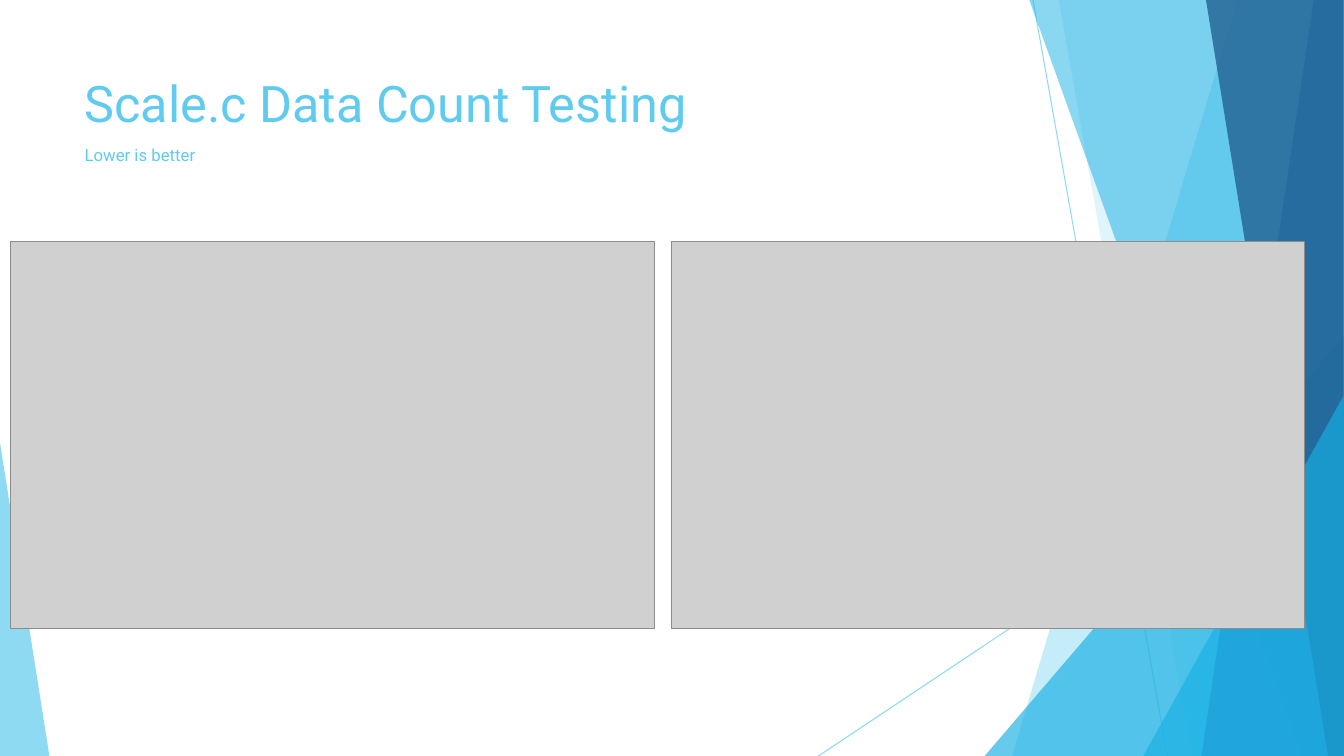
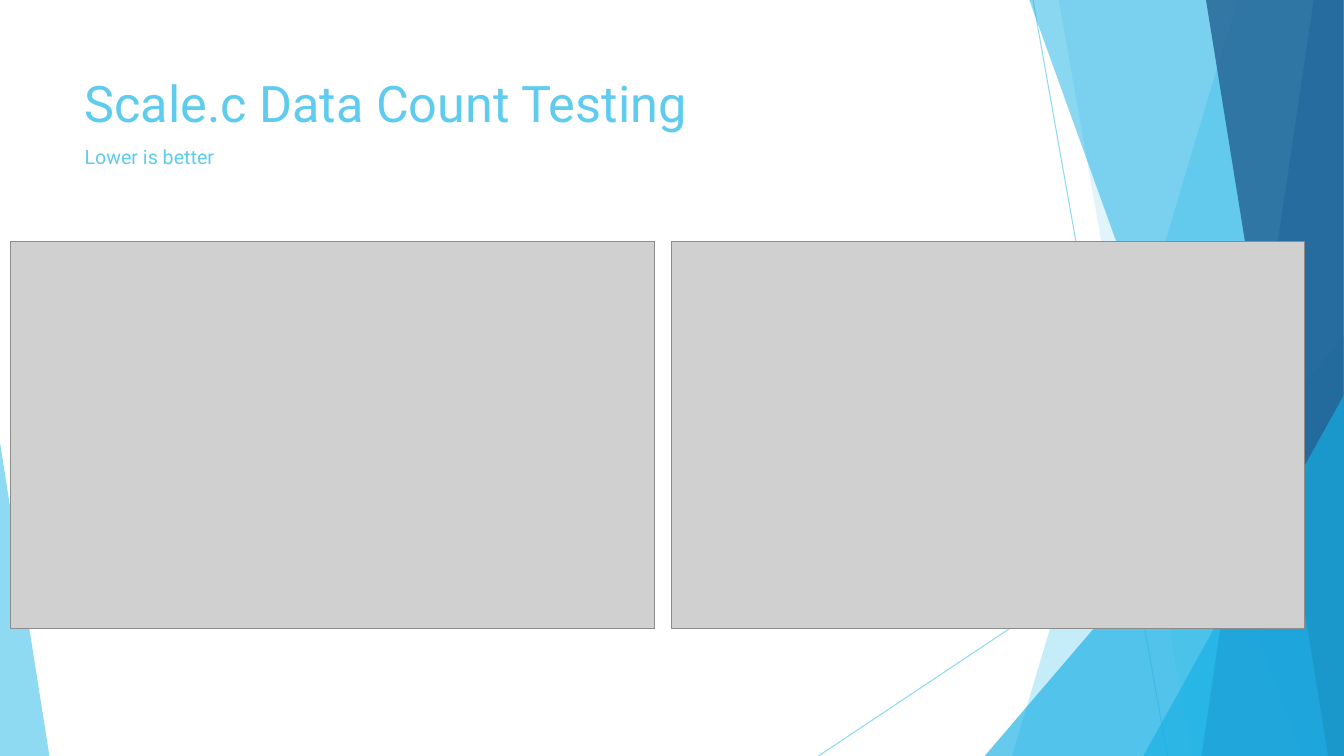
Before and after one commit to Cnh1116/Computer-Architecture-Project, a slide deck: slide 8 of Project Presentation.pptx (slide 7 before the commit). Drawn at 1344x756 pixels with LibreOffice and Linux fonts; fonts in the diff are those of the drawing; grey boxes stand for pictures. Boxes give left, top, right and bottom in pixels: in the first picture for what was removed or moved away, otherwise in the second. Text is boxed around its words. In the diff, an @@ line names an element or a change of style, - is before the commit and + after.

```diff
--- a/Project Presentation.pptx
+++ b/Project Presentation.pptx
@@ text "Lower is better" at [85,149,214,164]: size 12 to 14 pt @@
```
Also in this commit, not shown: 6 other slides changed, 2 slides added, 1 slide removed.
